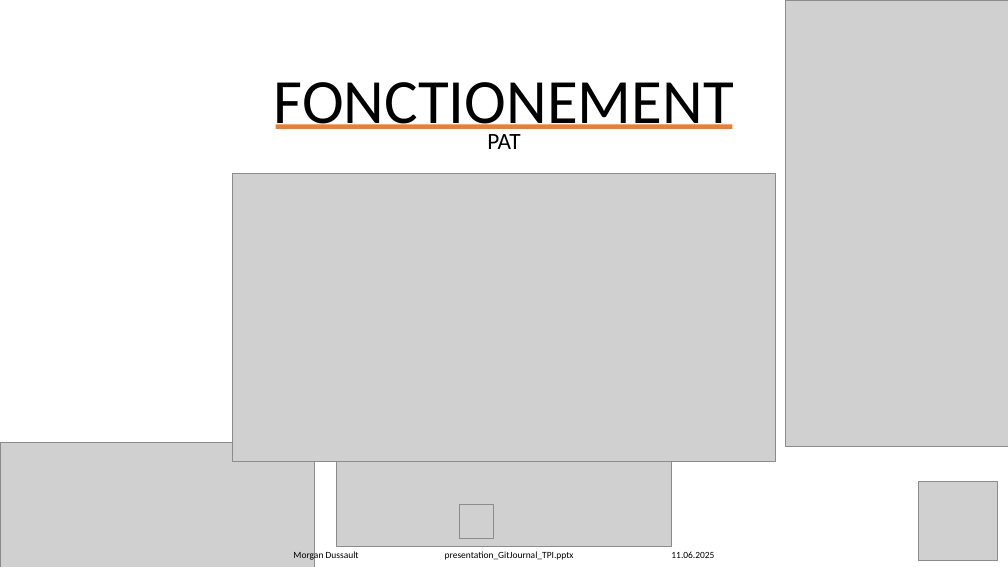
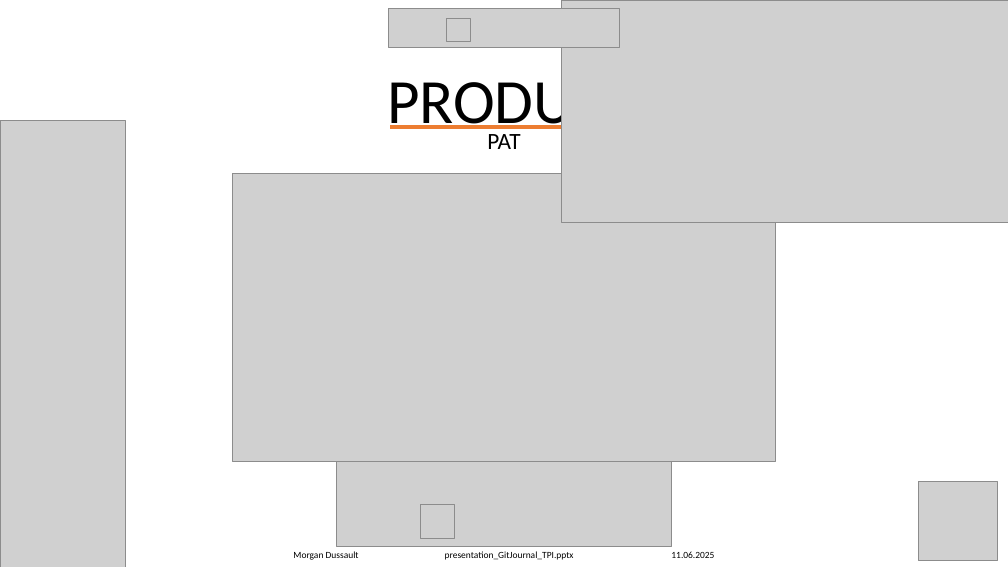
Before and after one commit to Morgan-DD/GitJournal, a slide deck: slide 9 of presentation/presentation_GitJournal_TPI.pptx (slide 13 before the commit). Drawn at 1008x567 pixels with LibreOffice and Linux fonts; fonts in the diff are those of the drawing; grey boxes stand for pictures. Boxes give left, top, right and bottom in pixels: in the first picture for what was removed or moved away, otherwise in the second. Text is boxed around its words. In the diff, an @@ line names an element or a change of style, - is before the commit and + after.

```diff
--- a/presentation/presentation_GitJournal_TPI.pptx
+++ b/presentation/presentation_GitJournal_TPI.pptx
@@ picture added at [389,9,619,48] @@
@@ picture added at [447,18,470,42] @@
@@ picture added at [562,0,1008,222] @@
@@ picture removed at [786,0,1008,447] @@
@@ text at [387,70,620,138]: text changed @@
-FONCTIONEMENT
+PRODUIT
@@ picture added at [0,120,126,567] @@
@@ rectangle: place and size @@
-rectangle at [276,125,733,129]
+rectangle at [390,126,618,129]
@@ picture removed at [0,442,315,567] @@
@@ picture: place and size @@
-picture at [460,504,494,538]
+picture at [420,504,454,538]
```
Also in this commit, not shown: 24 other slides changed, 8 slides added, 14 other files.
